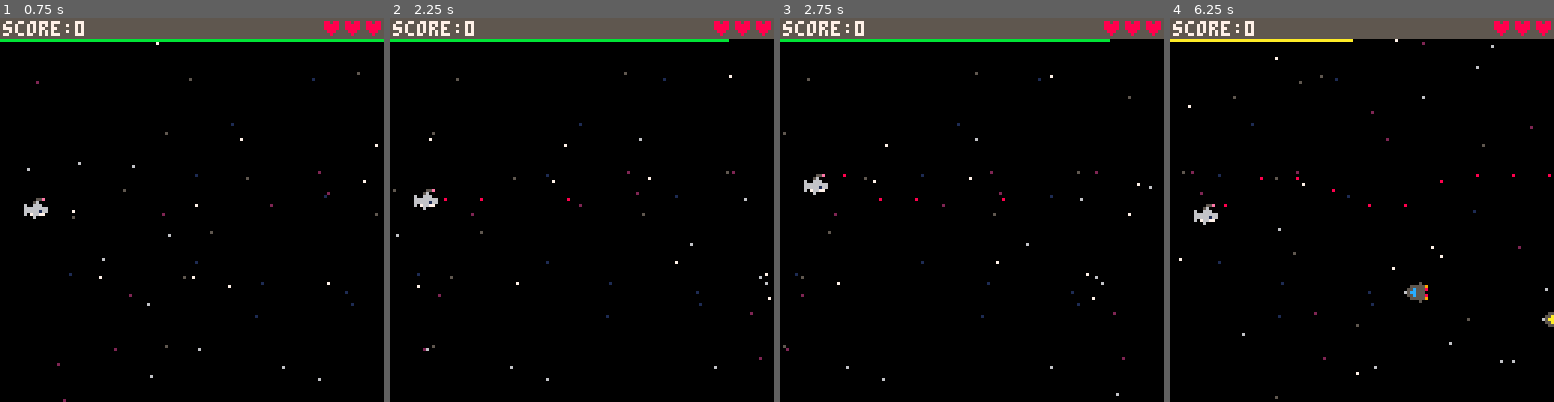
Above: before the commit, frames 1-4 (left to right).
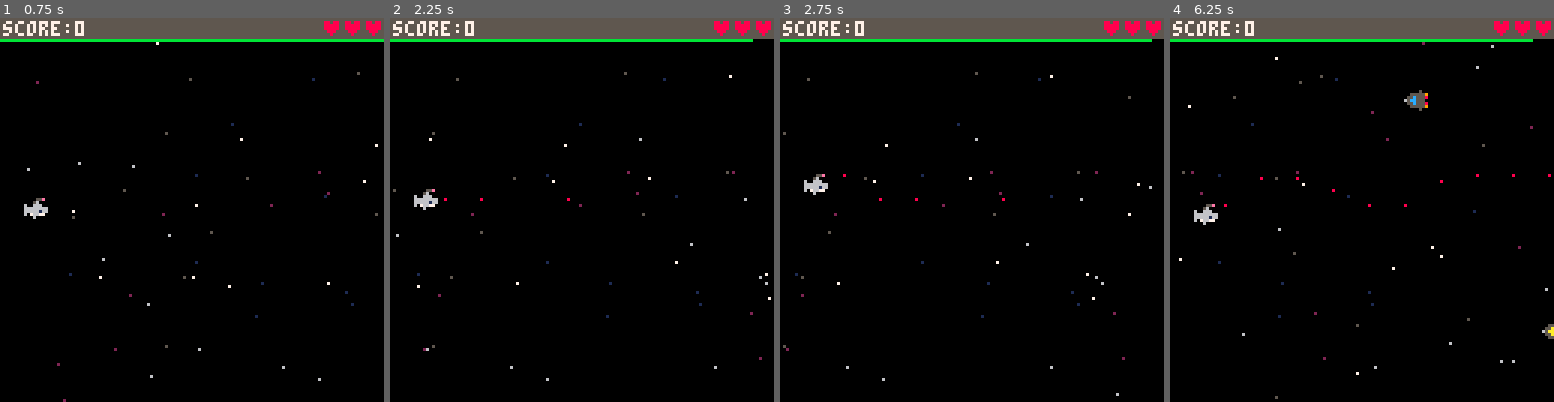
Above: after the commit, the same moments.

Repository: a2/shark-wars
Game: PICO-8 cartridge shark.p8
The game is run twice, just before and just after one commit, with the same random seed, the same clock (stepped at 60 frames per second) and the same inputs.
Inputs:
- Up to frame 1 (0.75 s): tap X (X key) at 0.33 s; tap O (Z key) at 0.7 s
- Up to frame 2 (2.25 s): tap X (X key) at 1.07, 1.85 s; tap O (Z key) at 1.7, 2.1 s; hold Up from 2.15 s (still down)
- Up to frame 3 (2.75 s): release Up at 2.42 s; tap O (Z key) at 2.5 s
- Up to frame 4 (6.25 s): tap O (Z key) every 0.4 s from 2.9 to 6.1 s; tap X (X key) at 2.97, 4.08, 5.2 s; hold Down 3.63-3.97 s; hold Up 4.73-5.03 s; hold Down 5.73-6.03 s

Frame 1 is identical in both runs. In frame 2, less than 0.1% of the frame differs, in the area x 88-95%, y 5-7%; in frame 3, less than 0.1%; in frame 4, 1.3%, in the area x 0-100%, y 5-84%.

Commit message:
Slowly decrease charge speed as game progresses
MWA HA HA

Diff:
--- a/shark.p8
+++ b/shark.p8
@@ -199,7 +199,7 @@
 function game_init(mode)
   --gameplay view constraints
   mode.min_y=9
-  mode.max_y=120
+  mode.max_y=127
 
   --start score counter at zero
   mode.score=0
@@ -243,6 +243,7 @@
   --score (left)
   print("score:"..mode.score,1,1,7)
   --print("fps:"..stat(7),104,122,7)
+  --print("cs:"..shark:charge_speed(),0,122,7)
 
   --laser bar
   local colors={9,10,11}
@@ -292,6 +293,10 @@
     charge_max=10,
     health=3,
     health_max=3,
+    charge_speed=function(self)
+      local duration=time()-mode.start
+      return 0.1-0.05*min(1,duration/60)
+    end,
     update=function(self)
       --shoot on 🅾️
       if btn(4) then
@@ -304,7 +309,7 @@
         self.last_laser=nil
       end
 
-      self.charge=min(self.charge_max,self.charge+0.05)
+      self.charge=min(self.charge_max,self.charge+self:charge_speed())
       if (btn(2) and self.y>mode.min_y) self.y-=1
       if (btn(3) and self.y+self.height<mode.max_y) self.y+=1
     end,
@@ -407,7 +412,7 @@
       local duration=now-self.last_spawn
       if duration>3 then
         local colors={10,11,12,14,15}
-        make_enemy(128,rndb(mode.min_y,mode.max_y-8),colors[rndb(1,#colors)])
+        make_enemy(128,rndb(mode.min_y,mode.max_y-11),colors[rndb(1,#colors)])
         self.last_spawn=now
       end
     end
